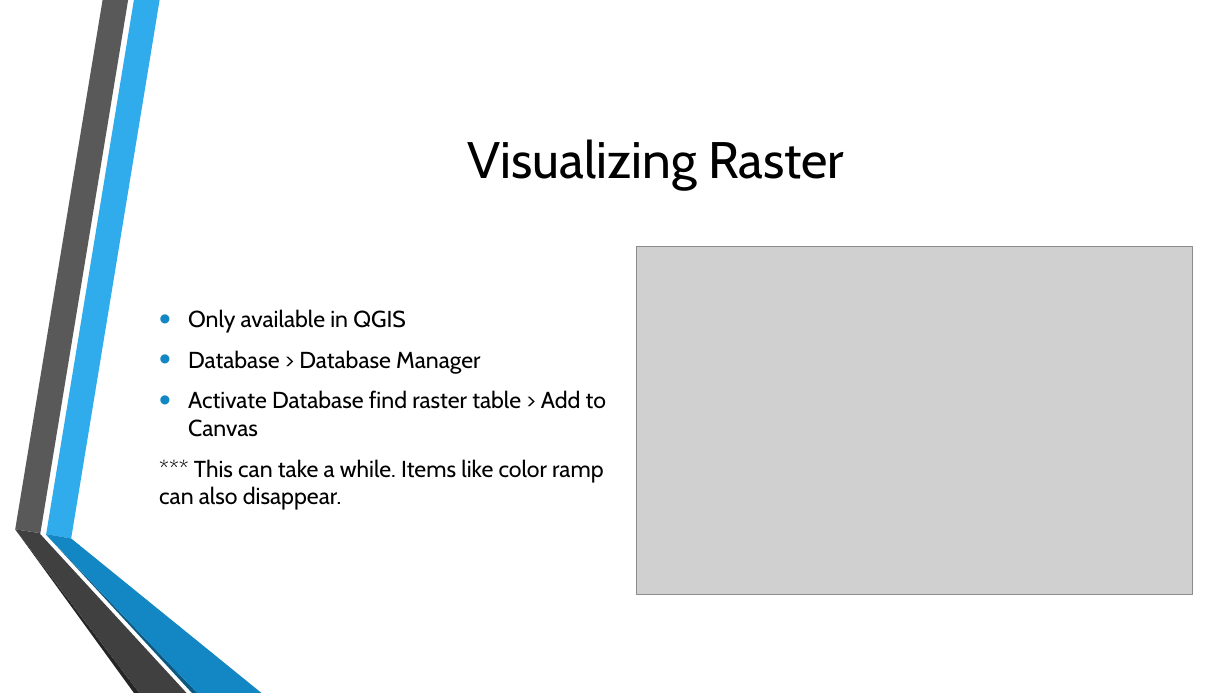
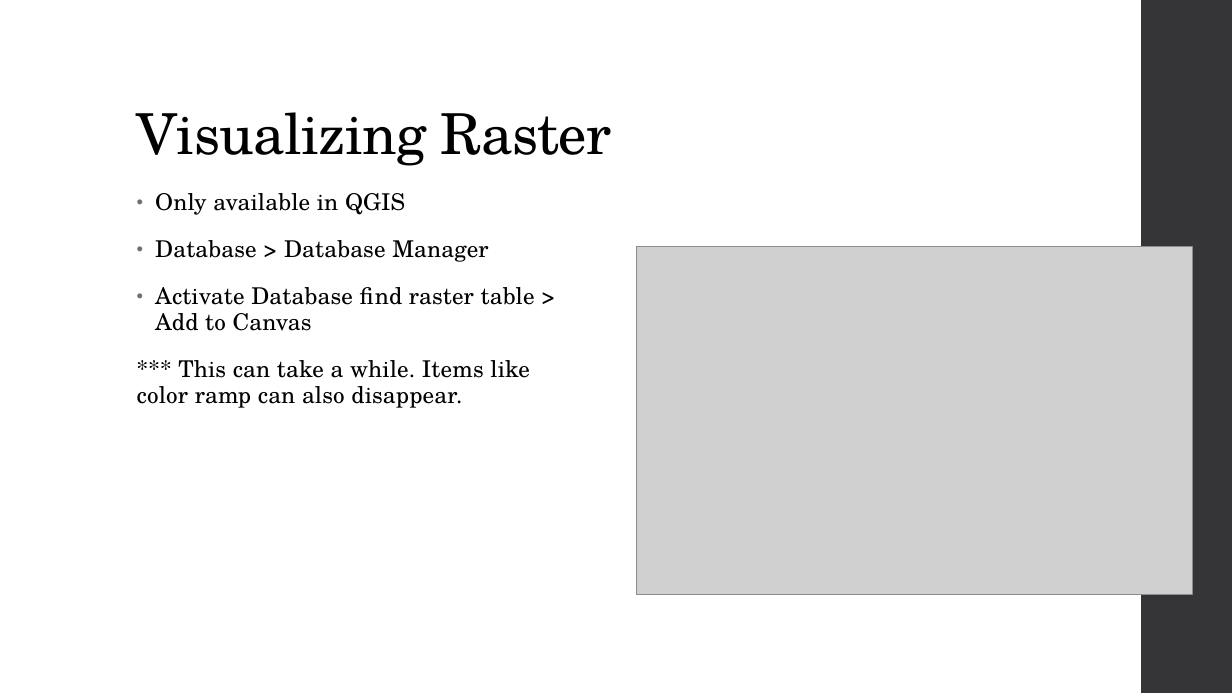
Before and after one commit to MGIS-UMN/GIS5577_week7, a slide deck: slide 6 of PostGIS_Raster.odp. Drawn at 1232x693 pixels with LibreOffice and Linux fonts; fonts in the diff are those of the drawing; grey boxes stand for pictures; background and template pictures are left out. Boxes give left, top, right and bottom in pixels: in the first picture for what was removed or moved away, otherwise in the second. Text is boxed around its words. In the diff, an @@ line names an element or a change of style, - is before the commit and + after.

```diff
--- a/PostGIS_Raster.odp
+++ b/PostGIS_Raster.odp
@@ freeform shape added at [1141,0,1232,693], fill #353537 @@
@@ title "Visualizing Raster": place and size @@
-title "Visualizing Raster" at [468,139,844,189]
+title "Visualizing Raster" at [137,112,612,166]
@@ title "Visualizing Raster" at [137,112,612,166]: size 40 to 44 pt, font Cabin to TeX Gyre Schola, letter spacing 0 to -0.5 pt; alignment centre to left; line spacing 1 to 0.9; vertical alignment middle to bottom @@
@@ text "Only available in QGIS": place and size @@
-text "Only available in QGIS" at [159,309,606,510]
+text "Only available in QGIS" at [137,193,535,408]
@@ text "Only available in QGIS" at [137,193,535,408]: font Cabin to TeX Gyre Schola, letter spacing 0 to 0.1 pt; indent changed; line spacing 1 to 0.95; more space between paragraphs; bullet colour #1287C3 to #6F6F74; vertical alignment middle to top @@
@@ group removed at [15,0,262,693]: 6 freeform shapes @@
```
Also in this commit, not shown: 7 other slides changed, 1 other file.
